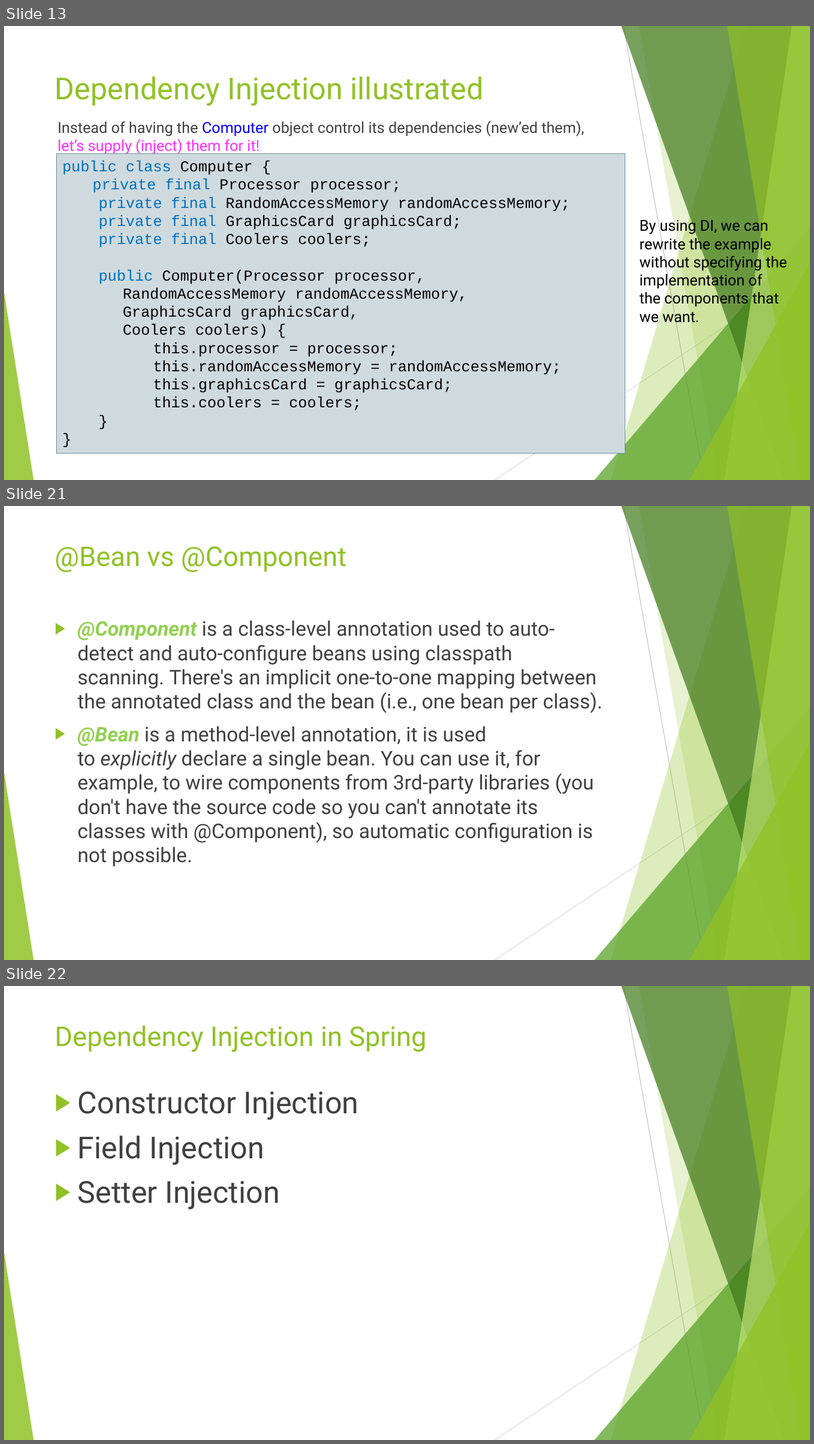
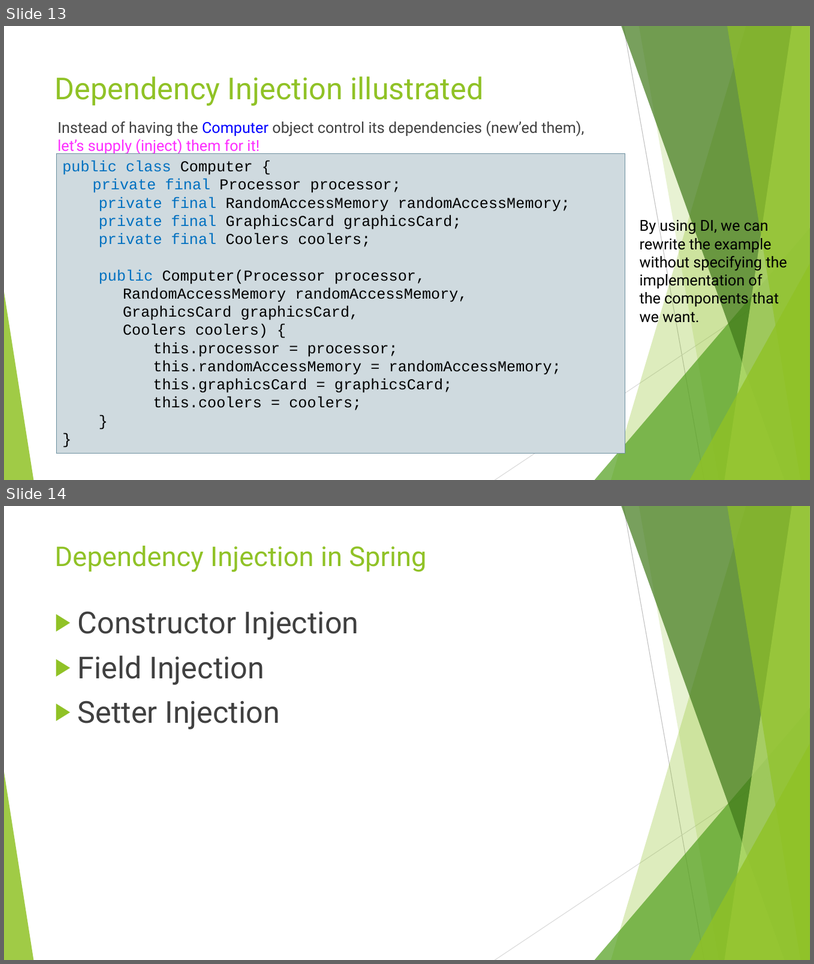
Before and after one commit to idanshal/sb-todo-app-tdp, a slide deck: course_data/presentations/practical_spring_boot_for_tdp.pptx. Shown one above the other, each under a label of ours: slides 13, 21 and 22 before the commit, slides 13 and 14 after it; the slides between them are not shown. The pictures are 814x1444 and 814x964 pixels, drawn with LibreOffice and Linux fonts; fonts in the diff are those of the drawing. Boxes give left, top, right and bottom in pixels: in the first picture for what was removed or moved away, otherwise in the second. Text is boxed around its words. In the diff, an @@ line names an element or a change of style, - is before the commit and + after.

```diff
--- a/course_data/presentations/practical_spring_boot_for_tdp.pptx
+++ b/course_data/presentations/practical_spring_boot_for_tdp.pptx
@@ slide 21 removed at (x1=4, y1=506, x2=810, y2=960), background #FFFFFF; not listed: 10 template elements that a slide beside it also shows @@
@@ title removed at (x1=55, y1=546, x2=347, y2=572) @@
-@Bean vs @Component
@@ text removed at (x1=78, y1=621, x2=603, y2=866) @@
-▶ @Component is a class-level annotation used to auto-detect and auto-configure beans using classpath scanning. There's an implicit one-to-one mapping between the annotated class and the bean (i.e., one bean per class).
-▶ @Bean is a method-level annotation, it is used to explicitly declare a single bean. You can use it, for example, to wire components from 3rd-party libraries (you don't have the source code so you can't annotate its classes with @Component), so automatic configuration is not possible.
@@ what was slide 22 is now slide 14 @@
```
Also in this commit, not shown: 7 other slides removed, 2 other files.
